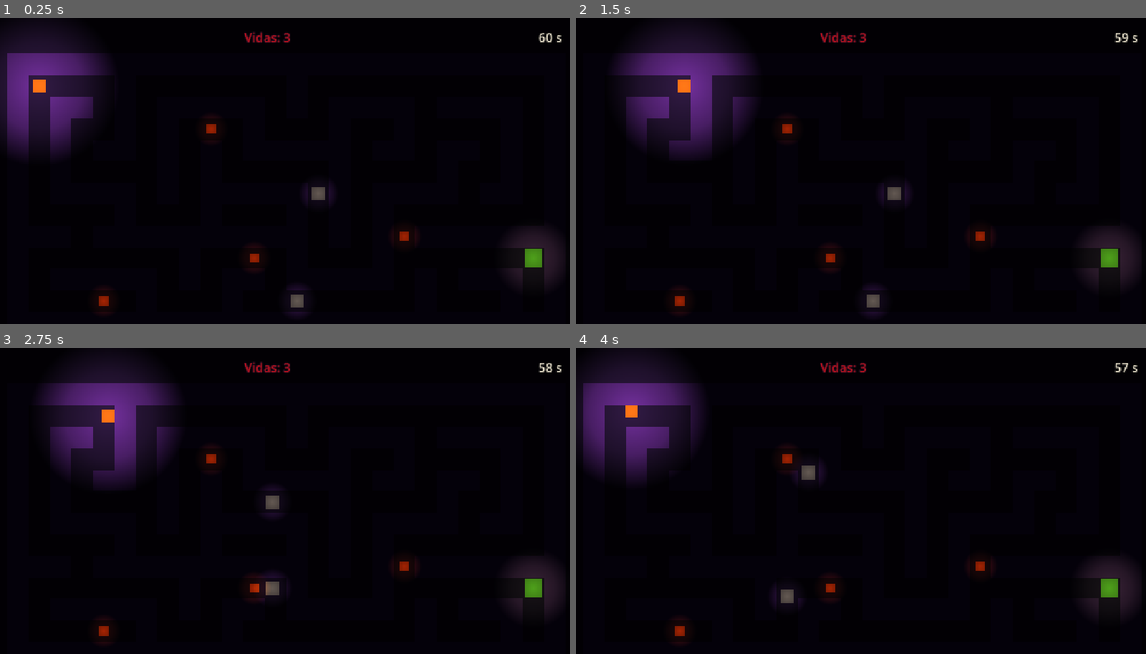
Above: before the commit, frames 1-4 (two rows, left to right).
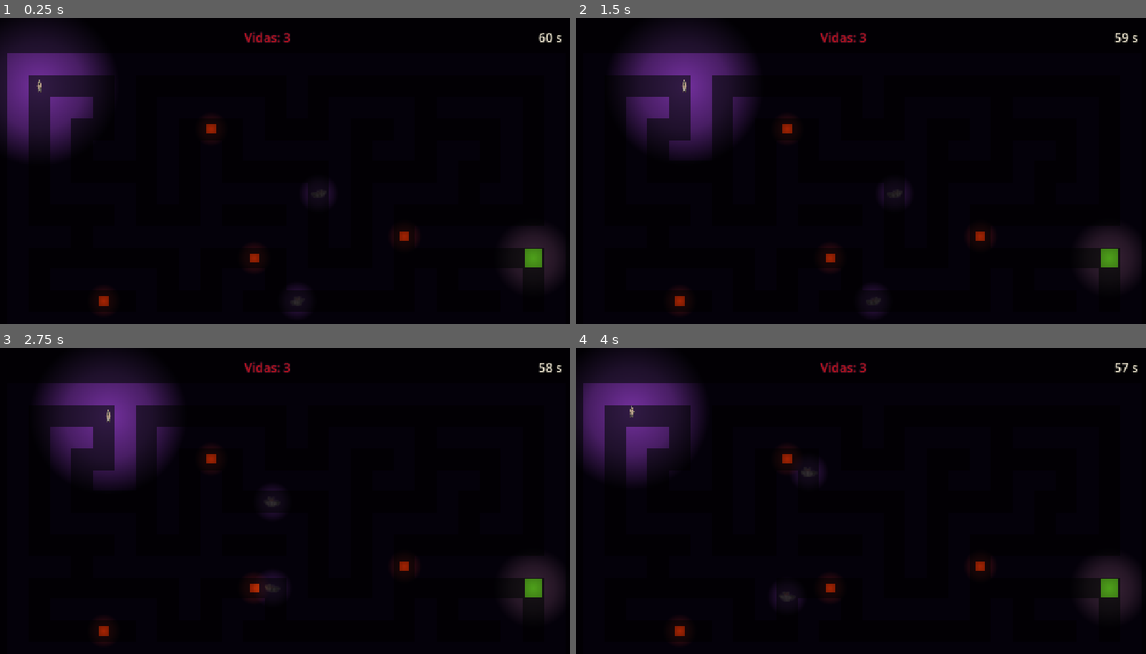
Above: after the commit, the same moments.

Repository: Davin-coder/spooky-world
Game: Godot game, scene res://scenes/minigames/haunted_maze/haunted_maze.tscn
Two runs of this game, one before a commit and one after it. Both use one fixed random seed, a clock stepped at 60 frames per second and the inputs below. This scene is started directly instead of the project's main scene.
Inputs (mouse positions are in pixels of both pictures, inside the frame that each line leads up to):
- Up to frame 1 (0.25 s): no input
- Up to frame 2 (1.5 s): tap Enter (ui_accept) at 0.5, 0.77, 1.07 s; move the mouse to (986, 161) at 0.52 s; hold D (move_right) 0.53-1.28 s; tap Space (zombie_dash) at 0.6 s; click (986, 161) at 0.67 s; move the mouse to (747, 195) at 1.27 s; hold Escape (back) from 1.28 s (still down); click (747, 195) at 1.35 s
- Up to frame 3 (2.75 s): tap Enter (ui_accept) at 1.52, 1.82 s; move the mouse to (342, 439) at 2.02 s; release Escape (back) at 2.03 s; hold D (move_right) from 2.03 s (still down); tap Space (zombie_dash) at 2.1 s; click (342, 439) at 2.17 s
- Up to frame 4 (4 s): move the mouse to (832, 574) at 2.77 s; release D (move_right) at 2.78 s; hold W (move_up) 2.78-3.53 s; click (832, 574) at 2.85 s; tap Enter (ui_accept) at 3.02, 3.32, 3.77 s; move the mouse to (1032, 559) at 3.52 s; hold A (move_left) from 3.53 s (still down); tap Space (zombie_dash) at 3.6 s; click (1032, 559) at 3.67 s

The runs differ from the first frame. In frame 1, 0.3% of the frame differs, in the area x 5-58%, y 20-95%; in frame 2, 0.3%; in frame 3, 0.3%, in the area x 17-49%, y 20-81%; in frame 4, 0.3%.

Commit message:
haunted_maze: detective y murciélagos animados
Detective recortado a su contenido y escalado a la colisión, con flip_h.
MazeGhost se dibuja como murciélago que aletea (4 cuadros, fps ajustable,
cuadro inicial al azar). Textos visibles: fantasmas -> murciélagos.

Co-Authored-By: Claude Opus 5.5 (1M context) <noreply@anthropic.com>

Diff:
--- a/scenes/minigames/haunted_maze/haunted_maze.tscn
+++ b/scenes/minigames/haunted_maze/haunted_maze.tscn
@@ -157,5 +157,5 @@
 layout_mode = 2
 theme_override_colors/font_color = Color(0.94902, 0.917647, 0.827451, 1)
 theme_override_font_sizes/font_size = 32
-text = "Los fantasmas te atraparon 3 veces"
+text = "Los murciélagos te atraparon 3 veces"
 horizontal_alignment = 1
--- a/scenes/minigames/haunted_maze/maze_ghost.gd
+++ b/scenes/minigames/haunted_maze/maze_ghost.gd
@@ -3,10 +3,19 @@
 ## Fantasma del laberinto. Sigue la ruta que le da la raíz, de centro a centro
 ## de celda, así nunca atraviesa muros. No conoce el laberinto ni al jugador:
 ## solo avisa con [signal caught_player] (su máscara es la capa del jugador).
+## Se dibuja como un murciélago que aletea (%Visual).
 
 signal caught_player
 ## Terminó la pausa de [method freeze_for] y vuelve a perseguir.
 signal woke_up
+
+const FLY_ANIMATION: StringName = &"fly"
+
+@export_group("Visual")
+## Escala de los cuadros del murciélago (miden ~660-807 px de ancho).
+@export var bat_scale: float = 0.048
+## Cuadros por segundo del aleteo.
+@export_range(1.0, 30.0) var flap_fps: float = 10.0
 
 ## Píxeles por segundo. La raíz lo ajusta con la dificultad.
 var speed: float = 120.0
@@ -21,17 +30,26 @@
 var _path: Array[Vector2] = []
 
 @onready var _wake_timer: Timer = %WakeTimer
+@onready var _visual: AnimatedSprite2D = %Visual
 
 
 func _ready() -> void:
 	body_entered.connect(_on_body_entered)
 	_wake_timer.timeout.connect(_on_wake_timer_timeout)
+	_visual.scale = Vector2.ONE * bat_scale
+	_visual.play(FLY_ANIMATION)
+	_visual.speed_scale = flap_fps / _visual.sprite_frames.get_animation_speed(FLY_ANIMATION)
+	# Cada uno empieza en un cuadro distinto para que no aleteen sincronizados.
+	var frame_count: int = _visual.sprite_frames.get_frame_count(FLY_ANIMATION)
+	_visual.set_frame_and_progress(randi() % frame_count, randf())
 
 
 func _physics_process(delta: float) -> void:
 	if not can_move:
 		return
 	var step: float = speed * delta
+	if not _path.is_empty() and not is_equal_approx(_path[0].x, position.x):
+		_visual.flip_h = _path[0].x < position.x
 	while step > 0.0 and not _path.is_empty():
 		var distance: float = position.distance_to(_path[0])
 		if distance > step:
--- a/scenes/minigames/haunted_maze/maze_ghost.tscn
+++ b/scenes/minigames/haunted_maze/maze_ghost.tscn
@@ -2,9 +2,33 @@
 
 [ext_resource type="Script" path="res://scenes/minigames/haunted_maze/maze_ghost.gd" id="1_ghost"]
 [ext_resource type="Texture2D" path="res://scenes/minigames/haunted_maze/maze_light_texture.tres" id="2_light"]
+[ext_resource type="Texture2D" path="res://assets/art/haunted_maze/murcielago_1.png" id="3_bat1"]
+[ext_resource type="Texture2D" path="res://assets/art/haunted_maze/murcielago_2.png" id="4_bat2"]
+[ext_resource type="Texture2D" path="res://assets/art/haunted_maze/murcielago_3.png" id="5_bat3"]
+[ext_resource type="Texture2D" path="res://assets/art/haunted_maze/murcielago_4.png" id="6_bat4"]
 
 [sub_resource type="CircleShape2D" id="CircleShape2D_ghost"]
 radius = 13.0
+
+[sub_resource type="SpriteFrames" id="SpriteFrames_bat"]
+animations = [{
+"frames": [{
+"duration": 1.0,
+"texture": ExtResource("3_bat1")
+}, {
+"duration": 1.0,
+"texture": ExtResource("4_bat2")
+}, {
+"duration": 1.0,
+"texture": ExtResource("5_bat3")
+}, {
+"duration": 1.0,
+"texture": ExtResource("6_bat4")
+}],
+"loop": true,
+"name": &"fly",
+"speed": 10.0
+}]
 
 [node name="MazeGhost" type="Area2D"]
 collision_layer = 4
@@ -14,13 +38,12 @@
 [node name="Shape" type="CollisionShape2D" parent="."]
 shape = SubResource("CircleShape2D_ghost")
 
-[node name="Visual" type="ColorRect" parent="."]
-offset_left = -15.0
-offset_top = -15.0
-offset_right = 15.0
-offset_bottom = 15.0
-mouse_filter = 2
-color = Color(0.94902, 0.917647, 0.827451, 0.85)
+[node name="Visual" type="AnimatedSprite2D" parent="."]
+unique_name_in_owner = true
+modulate = Color(1, 1, 1, 0.85)
+texture_filter = 4
+sprite_frames = SubResource("SpriteFrames_bat")
+animation = &"fly"
 
 [node name="Glow" type="PointLight2D" parent="."]
 color = Color(0.94902, 0.917647, 0.827451, 1)
--- a/scenes/minigames/haunted_maze/maze_player.gd
+++ b/scenes/minigames/haunted_maze/maze_player.gd
@@ -8,9 +8,19 @@
 
 @export var speed: float = 260.0
 
+@export_group("Visual")
+## Escala de detective.png (recortado a su contenido). Con 0.61 mide 28 px de
+## alto, igual que la colisión.
+@export var sprite_scale: float = 0.61
+
 var can_move: bool = false
 
 @onready var _candle: PointLight2D = %Candle
+@onready var _visual: Sprite2D = %Visual
+
+
+func _ready() -> void:
+	_visual.scale = Vector2.ONE * sprite_scale
 
 
 func _physics_process(_delta: float) -> void:
@@ -18,6 +28,8 @@
 		velocity = Vector2.ZERO
 		return
 	velocity = Input.get_vector("move_left", "move_right", "move_up", "move_down") * speed
+	if not is_zero_approx(velocity.x):
+		_visual.flip_h = velocity.x < 0.0
 	move_and_slide()
 
 
--- a/scenes/minigames/haunted_maze/maze_player.tscn
+++ b/scenes/minigames/haunted_maze/maze_player.tscn
@@ -2,6 +2,7 @@
 
 [ext_resource type="Script" path="res://scenes/minigames/haunted_maze/maze_player.gd" id="1_player"]
 [ext_resource type="Texture2D" path="res://scenes/minigames/haunted_maze/maze_light_texture.tres" id="2_light"]
+[ext_resource type="Texture2D" path="res://assets/art/haunted_maze/detective.png" id="3_detective"]
 
 [sub_resource type="RectangleShape2D" id="RectangleShape2D_player"]
 size = Vector2(28, 28)
@@ -14,13 +15,11 @@
 [node name="Shape" type="CollisionShape2D" parent="."]
 shape = SubResource("RectangleShape2D_player")
 
-[node name="Visual" type="ColorRect" parent="."]
-offset_left = -14.0
-offset_top = -14.0
-offset_right = 14.0
-offset_bottom = 14.0
-mouse_filter = 2
-color = Color(1, 0.458824, 0.0941176, 1)
+[node name="Visual" type="Sprite2D" parent="."]
+unique_name_in_owner = true
+texture = ExtResource("3_detective")
+region_enabled = true
+region_rect = Rect2(10, 5, 25, 46)
 
 [node name="Candle" type="PointLight2D" parent="."]
 unique_name_in_owner = true
--- a/scenes/minigames/haunted_maze/minigame_info.tres
+++ b/scenes/minigames/haunted_maze/minigame_info.tres
@@ -6,8 +6,8 @@
 script = ExtResource("1_info")
 id = &"haunted_maze"
 display_name = "Haunted Maze"
-description = "Escapa a oscuras del laberinto embrujado: cada vez hay más fantasmas y solo tienes 3 vidas."
-instructions = "Flechas o WASD. Evita a los fantasmas, recoge calabazas y relojes (+tiempo) y llega a la salida verde."
+description = "Escapa a oscuras del laberinto embrujado: cada vez hay más murciélagos y solo tienes 3 vidas."
+instructions = "Flechas o WASD. Evita a los murciélagos, recoge calabazas y relojes (+tiempo) y llega a la salida verde."
 scene_path = "res://scenes/minigames/haunted_maze/haunted_maze.tscn"
 order = 3
 enabled = true
